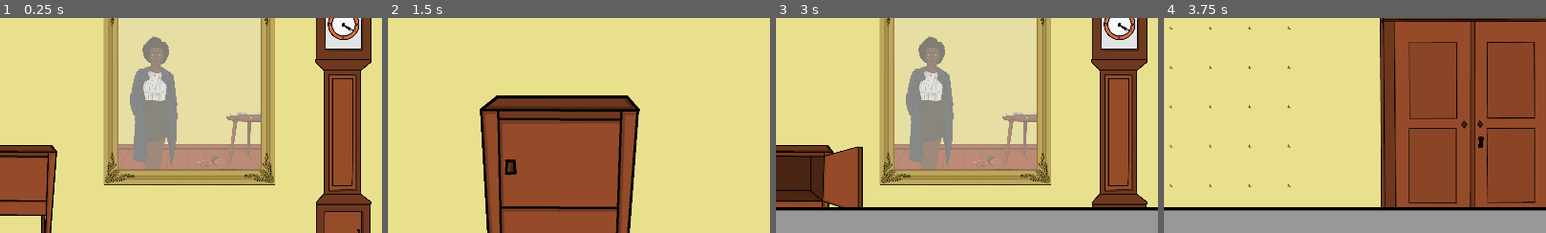
Above: before the commit, frames 1-4 (left to right).
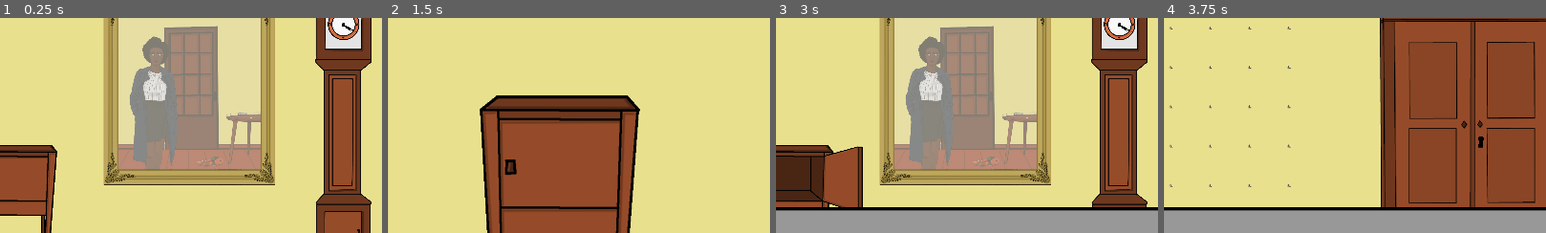
Above: after the commit, the same moments.

Repository: Paulpanther/GameJam11
Game: Godot game, scene res://Scenes/Main.tscn
Two runs of this game, one before a commit and one after it. Both use one fixed random seed, a clock stepped at 60 frames per second and the inputs below.
Inputs (mouse positions are % of the whole screen's width and height, from its top left):
- Up to frame 1 (0.25 s): no input
- Up to frame 2 (1.5 s): tap Enter at 0.5 s; move the mouse to (76, 50) at 0.52 s; click (76, 50) at 0.67 s; tap Space at 1.25 s; move the mouse to (28, 70) at 1.27 s; click (28, 70) at 1.42 s
- Up to frame 3 (3 s): tap Enter at 2 s; move the mouse to (48, 72) at 2.02 s; click (48, 72) at 2.17 s; tap Space at 2.75 s; move the mouse to (5, 8) at 2.77 s; click (5, 8) at 2.92 s
- Up to frame 4 (3.75 s): tap Enter at 3.5 s; move the mouse to (4, 50) at 3.52 s; click (4, 50) at 3.67 s
The pictures show only the part of the screen within x 26-76%, y 27-77%; the shares and areas given below are measured in that part.

The runs differ from the first frame. In frame 1, 6.8% of the frame differs, in the area x 43-58%, y 3-62%; in frame 2, nothing differs; in frame 3, 6.8%; in frame 4, nothing differs.

Commit message:
Add door

Diff:
--- /dev/null
+++ b/Scenes/Room3/Door.tscn
@@ -0,0 +1,38 @@
+[gd_scene load_steps=6 format=2]
+
+[ext_resource path="res://Scripts/Room3/door.gd" type="Script" id=1]
+[ext_resource path="res://Sprites/Room3/door.png" type="Texture" id=2]
+[ext_resource path="res://Sprites/keyhole.png" type="Texture" id=3]
+
+[sub_resource type="RectangleShape2D" id=1]
+extents = Vector2( 78.9067, 186.69 )
+
+[sub_resource type="RectangleShape2D" id=2]
+extents = Vector2( 10, 19.8629 )
+
+[node name="Door" type="Node2D"]
+script = ExtResource( 1 )
+
+[node name="DoorOpen" type="Sprite" parent="."]
+texture = ExtResource( 2 )
+
+[node name="DoorClosed" type="Sprite" parent="."]
+texture = ExtResource( 2 )
+
+[node name="DoorTrigger" type="Area2D" parent="."]
+
+[node name="CollisionShape2D" type="CollisionShape2D" parent="DoorTrigger"]
+shape = SubResource( 1 )
+
+[node name="Keyhole" type="Sprite" parent="."]
+position = Vector2( 67.931, 52.7858 )
+scale = Vector2( 0.252281, 0.252281 )
+texture = ExtResource( 3 )
+
+[node name="KeyholeTrigger" type="Area2D" parent="."]
+
+[node name="CollisionShape2D" type="CollisionShape2D" parent="KeyholeTrigger"]
+position = Vector2( 67.2628, 51.6721 )
+shape = SubResource( 2 )
+[connection signal="input_event" from="DoorTrigger" to="." method="on_click"]
+[connection signal="input_event" from="KeyholeTrigger" to="." method="on_key_click"]
--- /dev/null
+++ b/Scenes/Room3/DoorDetail.tscn
@@ -0,0 +1,16 @@
+[gd_scene load_steps=3 format=2]
+
+[ext_resource path="res://Sprites/wall1.png" type="Texture" id=1]
+[ext_resource path="res://Scenes/Room3/Door.tscn" type="PackedScene" id=2]
+
+[node name="DoorDetail" type="Node2D"]
+
+[node name="Sprite" type="Sprite" parent="."]
+position = Vector2( 1032, 653.206 )
+scale = Vector2( 1.78859, 1.78859 )
+texture = ExtResource( 1 )
+
+[node name="Door" parent="." instance=ExtResource( 2 )]
+position = Vector2( 981.781, 675.226 )
+scale = Vector2( 3, 3 )
+interactable = true
--- a/Scenes/Room3/Room3.tscn
+++ b/Scenes/Room3/Room3.tscn
@@ -1,8 +1,9 @@
-[gd_scene load_steps=4 format=2]
+[gd_scene load_steps=5 format=2]
 
 [ext_resource path="res://Sprites/wall1.png" type="Texture" id=1]
 [ext_resource path="res://Scenes/Room3/TableAndFlower.tscn" type="PackedScene" id=2]
 [ext_resource path="res://Scripts/Room3/room3.gd" type="Script" id=3]
+[ext_resource path="res://Scenes/Room3/Door.tscn" type="PackedScene" id=4]
 
 [node name="Room3" type="Node2D"]
 script = ExtResource( 3 )
@@ -14,3 +15,7 @@
 [node name="TableAndFlower" parent="." instance=ExtResource( 2 )]
 position = Vector2( 1283.17, 789.888 )
 scale = Vector2( 0.5, 0.5 )
+
+[node name="Door" parent="." instance=ExtResource( 4 )]
+position = Vector2( 757.885, 550.297 )
+scale = Vector2( 1.7, 1.7 )
--- a/Scripts/Globals/global_flower_pot.gd
+++ b/Scripts/Globals/global_flower_pot.gd
@@ -19,3 +19,4 @@
 
 var drawer_open = false
 var closet_open = false
+var door_open = false
--- a/Scripts/Globals/items.gd
+++ b/Scripts/Globals/items.gd
@@ -7,3 +7,4 @@
 var seeds = _proto_item.new("res://Sprites/Items/seeds_small.png", "Seeds", "You open the drawer and find a pack of labeled seeds", "res://Sprites/Items/seeds.png")
 var can = _proto_item.new("res://Sprites/Items/can.png", "Watering can", "In the closet is a filled watering can", null)
 var potato = _proto_item.new("res://Sprites/Items/potato.png","The Potato", "A Potato. Looks like it would taste great with cooked RED HERING", null)
+var door_key = _proto_item.new("res://Sprites/Items/door_key.png", "Door key", "One of the leaves of the flower contains a key", null)
--- a/Scripts/Room1/drawer.gd
+++ b/Scripts/Room1/drawer.gd
@@ -25,3 +25,7 @@
 				_update_state()
 		else:
 			SceneStack.switch_scene("res://Scenes/Room1/DrawerDetail.tscn")
+
+
+func on_key_click(viewport, event, shape_idx):
+	pass # Replace with function body.
--- /dev/null
+++ b/Scripts/Room3/door.gd
@@ -0,0 +1,39 @@
+extends Node2D
+
+export (bool) var interactable = false
+
+func _ready():
+	_update_state()
+
+func on_detail_return():
+	_update_state()
+
+func _update_state():
+	hide()
+	if GlobalFlowerPot.flower_state == 4:
+		show()
+
+	$DoorClosed.hide()
+	$DoorOpen.hide()
+	if GlobalFlowerPot.door_open:
+		$DoorOpen.show()
+		$Keyhole.hide()
+	else:
+		$DoorClosed.show()
+
+func on_click(viewport, event, shape_idx):
+	if (event is InputEventMouseButton && event.pressed):
+		if not interactable:
+			SceneStack.switch_scene("res://Scenes/Room3/DoorDetail.tscn")
+
+
+func on_key_click(viewport, event, shape_idx):
+	if (event is InputEventMouseButton && event.pressed):
+		if not GlobalFlowerPot.door_open and interactable:
+			if Inv.inventory.get_selected_item() == Items.door_key:
+				GlobalFlowerPot.door_open = true
+				Inv.inventory.remove_item(Items.door_key)
+				Inv.message.show_text("The door is open. You are free!")
+				_update_state()
+			else:
+				Inv.message.show_text("The door is locked")
--- a/Scripts/Room3/room3.gd
+++ b/Scripts/Room3/room3.gd
@@ -2,3 +2,4 @@
 
 func on_detail_return():
 	$TableAndFlower.on_detail_return()
+	$Door.on_detail_return()
--- a/Scripts/Room3/table_and_flower.gd
+++ b/Scripts/Room3/table_and_flower.gd
@@ -22,13 +22,15 @@
 				if Inv.inventory.get_selected_item() == Items.can:
 					Inv.inventory.remove_item(Items.can)
 					GlobalFlowerPot.flower_state = 2
+					print("now 2")
 					Inv.message.show_text("Now the flower only needs time to grow")
 				else:
 					Inv.message.show_text("The flower seems to be to dry")
 			elif GlobalFlowerPot.flower_state == 3:
+				print("now 4")
 				GlobalFlowerPot.flower_state = 4
+				Inv.inventory.add_item(Items.door_key)
 				Inv.message.show_text("You pulled to hard and the pot fell down")
-				#Inv.inventory.add_item(Items.door_key)
 		_update_image()
 
 func on_table_click(viewport, event, shape_idx):
@@ -40,6 +42,7 @@
 				SceneStack.switch_scene("res://Scenes/Room3/TableDetail.tscn")
 
 func _update_image():
+	print(GlobalFlowerPot.is_minutes_correct())
 	if GlobalFlowerPot.flower_state == 2 and GlobalFlowerPot.is_minutes_correct():
 		GlobalFlowerPot.flower_state = 3
 
Binary file added: Sprites/Items/door_key.png
Not shown, added: Sprites/Items/door_key.png.import
Binary file changed: Sprites/Room1/mirror.png
Binary file added: Sprites/Room3/door.png
Not shown, added: Sprites/Room3/door.png.import
